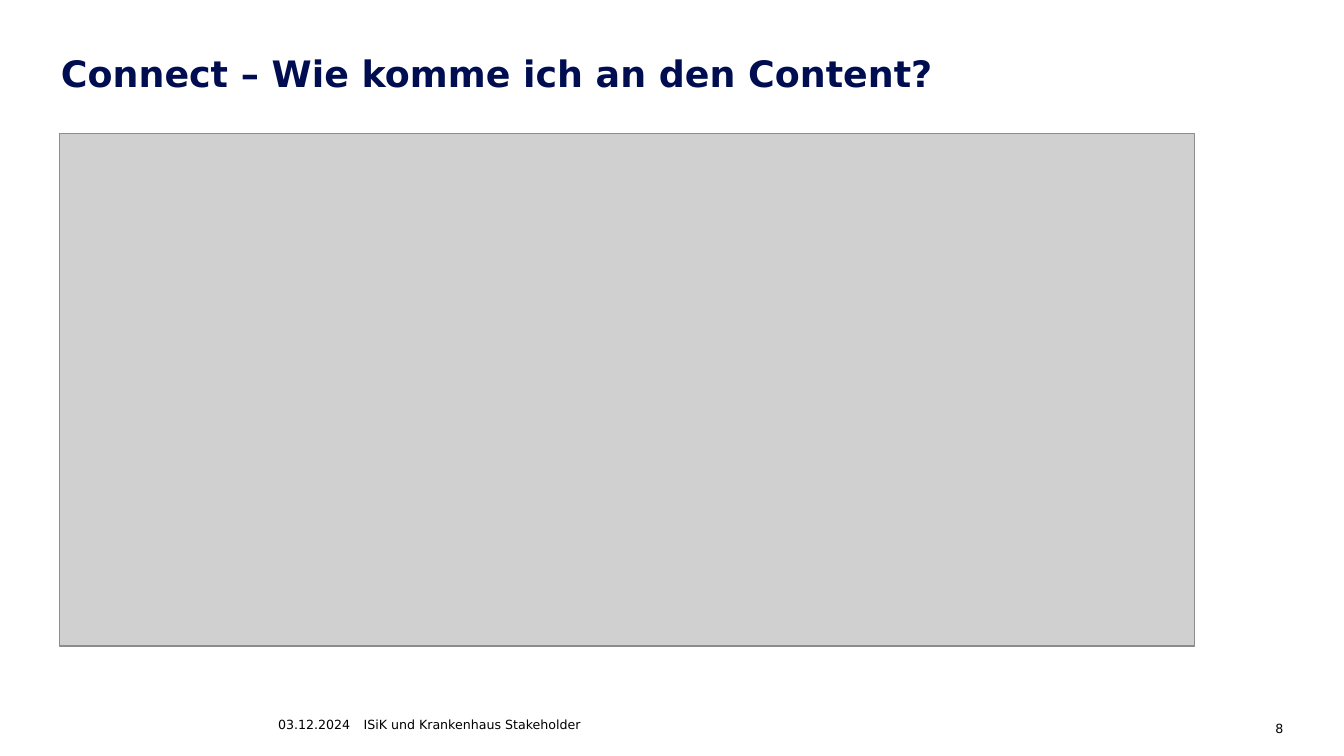
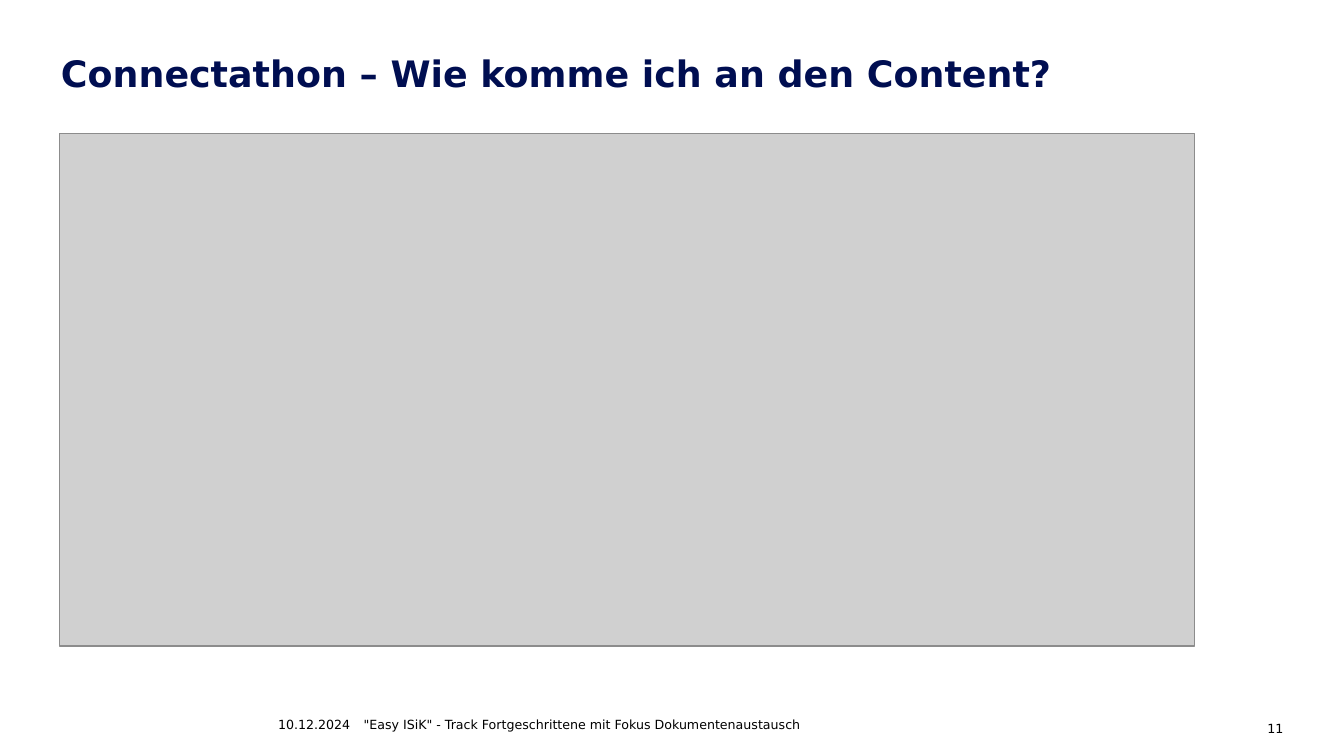
Before and after one commit to gematik/Spec-ISiK-Basismodul, a slide deck: slide 11 of Aufgabenstellung Connectathon Köln/Track-Fortgeschrittene/ISIK-Köln-Track-Fortgeschrittene.pptx (slide 8 before the commit). Drawn at 1344x756 pixels with LibreOffice and Linux fonts; fonts in the diff are those of the drawing; grey boxes stand for pictures; background and template pictures are left out. Boxes give left, top, right and bottom in pixels: in the first picture for what was removed or moved away, otherwise in the second. Text is boxed around its words. In the diff, an @@ line names an element or a change of style, - is before the commit and + after.

```diff
--- a/Aufgabenstellung Connectathon Köln/Track-Fortgeschrittene/ISIK-Köln-Track-Fortgeschrittene.pptx
+++ b/Aufgabenstellung Connectathon Köln/Track-Fortgeschrittene/ISIK-Köln-Track-Fortgeschrittene.pptx
@@ title at (x1=61, y1=59, x2=1051, y2=88): text changed @@
-Connect – Wie komme ich an den Content?
+Connectathon – Wie komme ich an den Content?
@@ text at (x1=278, y1=719, x2=350, y2=729): text changed @@
-03.12.2024
+10.12.2024
@@ text at (x1=364, y1=719, x2=801, y2=732): text changed @@
-ISiK und Krankenhaus Stakeholder
+"Easy ISiK" - Track Fortgeschrittene mit Fokus Dokumentenaustausch
@@ page number at (x1=1267, y1=723, x2=1283, y2=733): text changed @@
-8
+11
```
Also in this commit, not shown: 8 other slides changed, 4 slides added, 1 other file.
